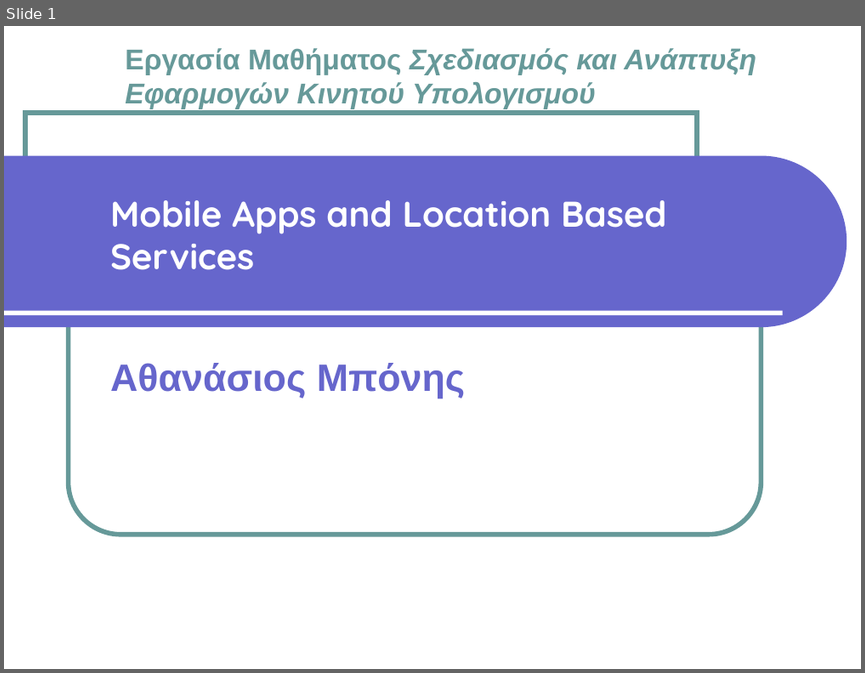
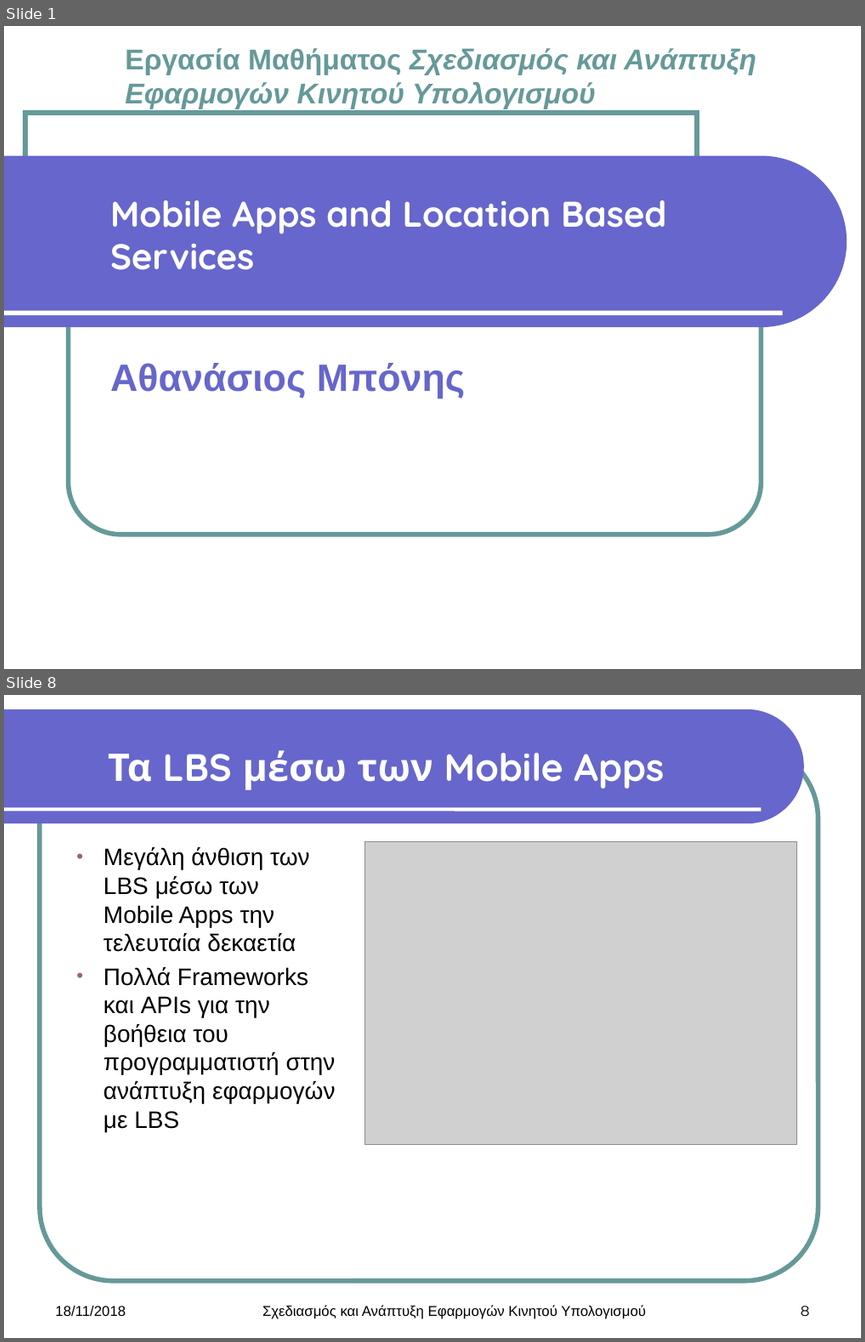
Before and after one commit to AthanCB/Design-and-development-of-mobile-computing, a slide deck: Theory Assignment/Mobile Apps and Location Based Services.pptx. Shown one above the other, each under a label of ours: slide 1 before the commit, slides 1 and 8 after it; the slides between them are not shown. The pictures are 865x673 and 865x1342 pixels, drawn with LibreOffice and Linux fonts; fonts in the diff are those of the drawing; grey boxes stand for pictures; background and template pictures are left out. Boxes give left, top, right and bottom in pixels: in the first picture for what was removed or moved away, otherwise in the second. Text is boxed around its words. In the diff, an @@ line names an element or a change of style, - is before the commit and + after.

```diff
--- a/Theory Assignment/Mobile Apps and Location Based Services.pptx
+++ b/Theory Assignment/Mobile Apps and Location Based Services.pptx
@@ slide 8 added at (x1=4, y1=695, x2=861, y2=1338), background #FFFFFF @@
@@ freeform shape added at (x1=4, y1=709, x2=803, y2=823), fill #6666CC @@
@@ rounded rectangle added at (x1=40, y1=744, x2=818, y2=1280), outline #669999 4 pt @@
@@ title added at (x1=108, y1=750, x2=664, y2=790), 32 pt, text #FFFFFF, bold @@
+Τα LBS μέσω των Mobile Apps
@@ line added from (4, 809) to (760, 809), #FFFFFF 3 pt @@
@@ text added at (x1=103, y1=847, x2=336, y2=1132), 20 pt, text #000000 @@
+• Μεγάλη άνθιση των LBS μέσω των Mobile Apps την τελευταία δεκαετία
+• Πολλά Frameworks και APIs για την βοήθεια του προγραμματιστή στην ανάπτυξη εφαρμογών με LBS
@@ picture added at (x1=364, y1=842, x2=796, y2=1145) @@
@@ text added at (x1=55, y1=1305, x2=126, y2=1316), 12 pt, text #000000 @@
+18/11/2018
@@ text added at (x1=262, y1=1304, x2=646, y2=1319), 12 pt, text #000000 @@
+Σχεδιασμός και Ανάπτυξη Εφαρμογών Κινητού Υπολογισμού
@@ page number added at (x1=800, y1=1305, x2=810, y2=1315), 12 pt, text #000000 @@
+8
```
Also in this commit, not shown: 14 other slides added, 1 slide removed, 16 other files.
